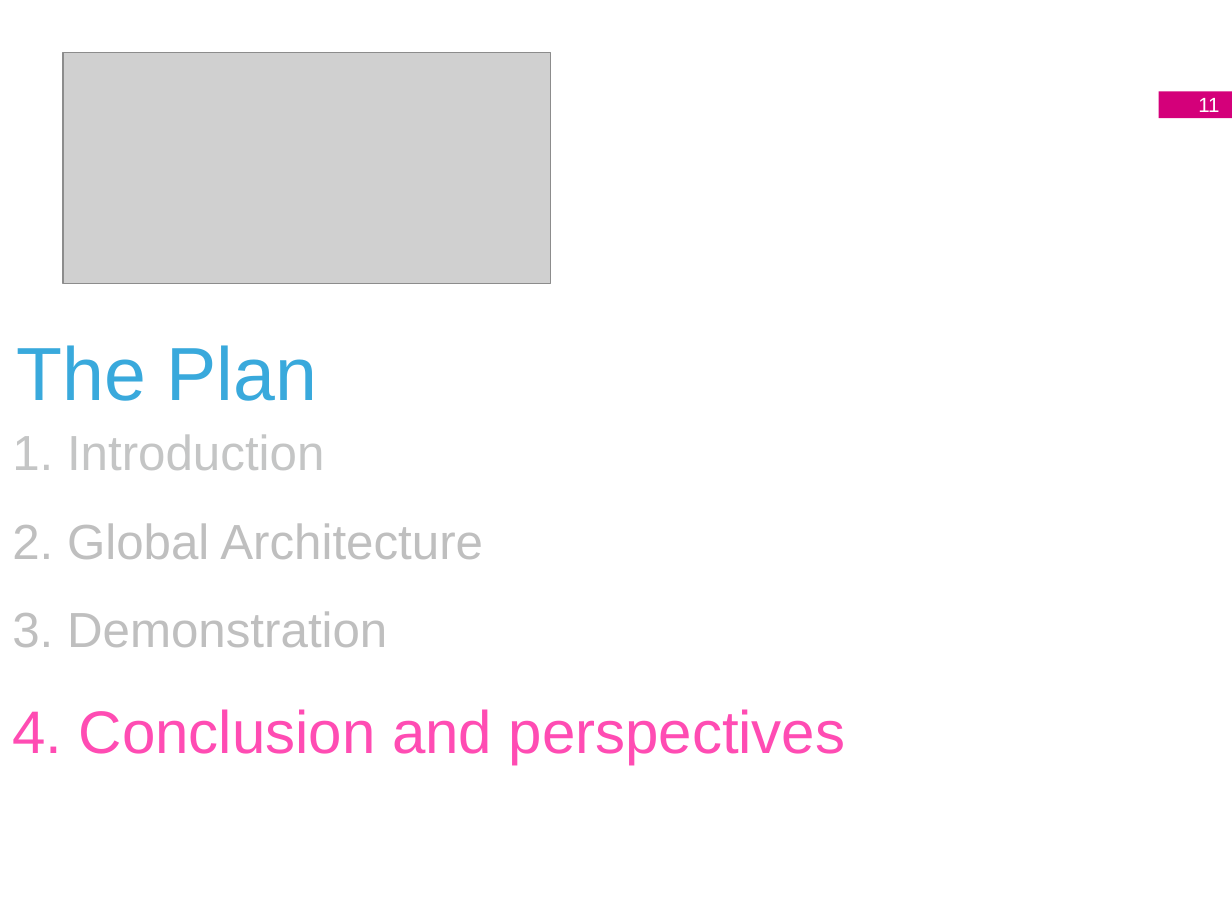
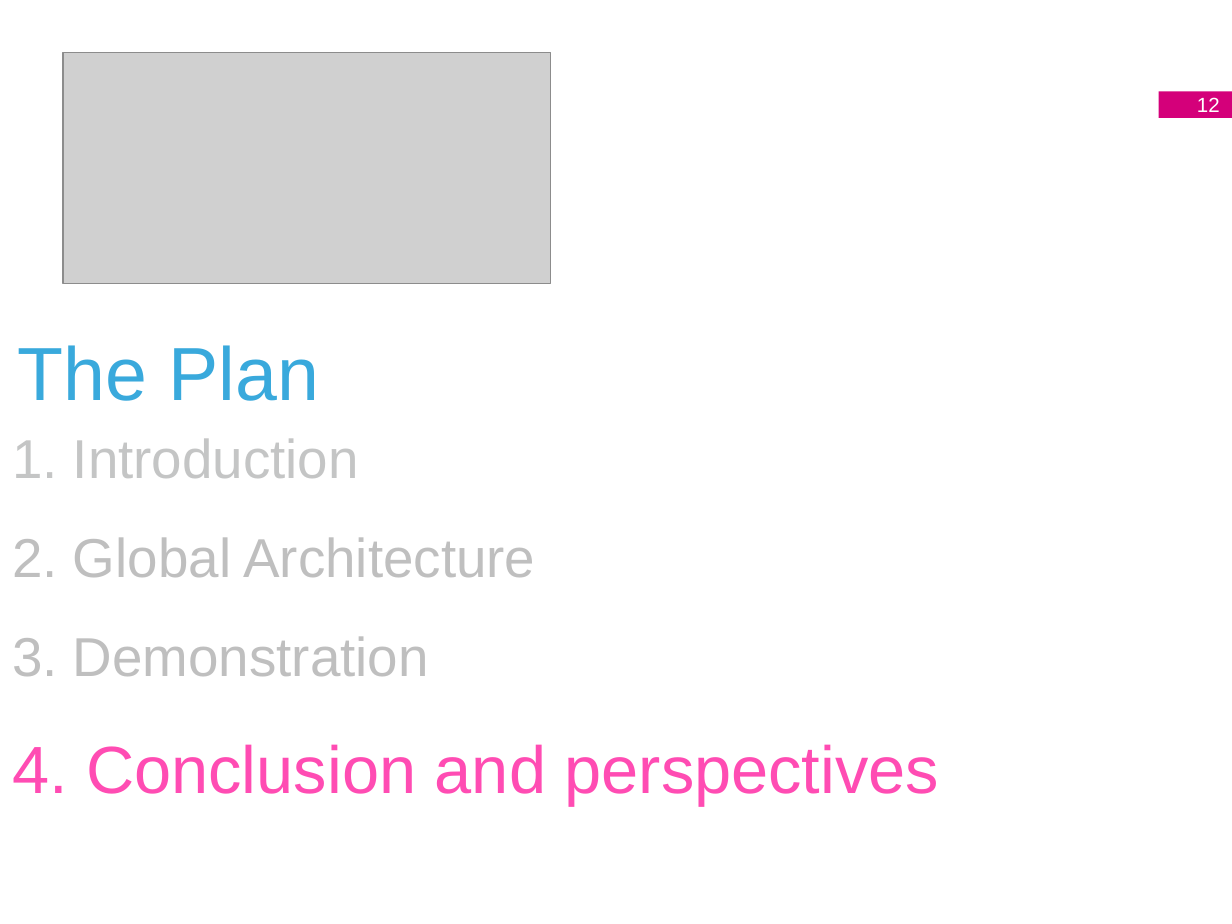
Before and after one commit to rbaltasar/light_toy_vecathon, a slide deck: slide 12 of Docu/Vecathon.pptx (slide 11 before the commit). Drawn at 1232x924 pixels with LibreOffice and Linux fonts; fonts in the diff are those of the drawing; grey boxes stand for pictures; background and template pictures are left out. Boxes give left, top, right and bottom in pixels: in the first picture for what was removed or moved away, otherwise in the second. Text is boxed around its words. In the diff, an @@ line names an element or a change of style, - is before the commit and + after.

```diff
--- a/Docu/Vecathon.pptx
+++ b/Docu/Vecathon.pptx
@@ page number at bbox=[1197, 97, 1220, 112]: text changed @@
-11
+12
@@ text "1. Introduction 2. Global Architecture ..." at bbox=[12, 438, 939, 805]: size 28.8 to 32 pt in "1. Introduction 2. Global Architecture 3. Demonstration"; size 35.1 to 39 pt in "4. Conclusion and perspectives" @@
```
Also in this commit, not shown: 5 other slides changed, 1 slide added.
